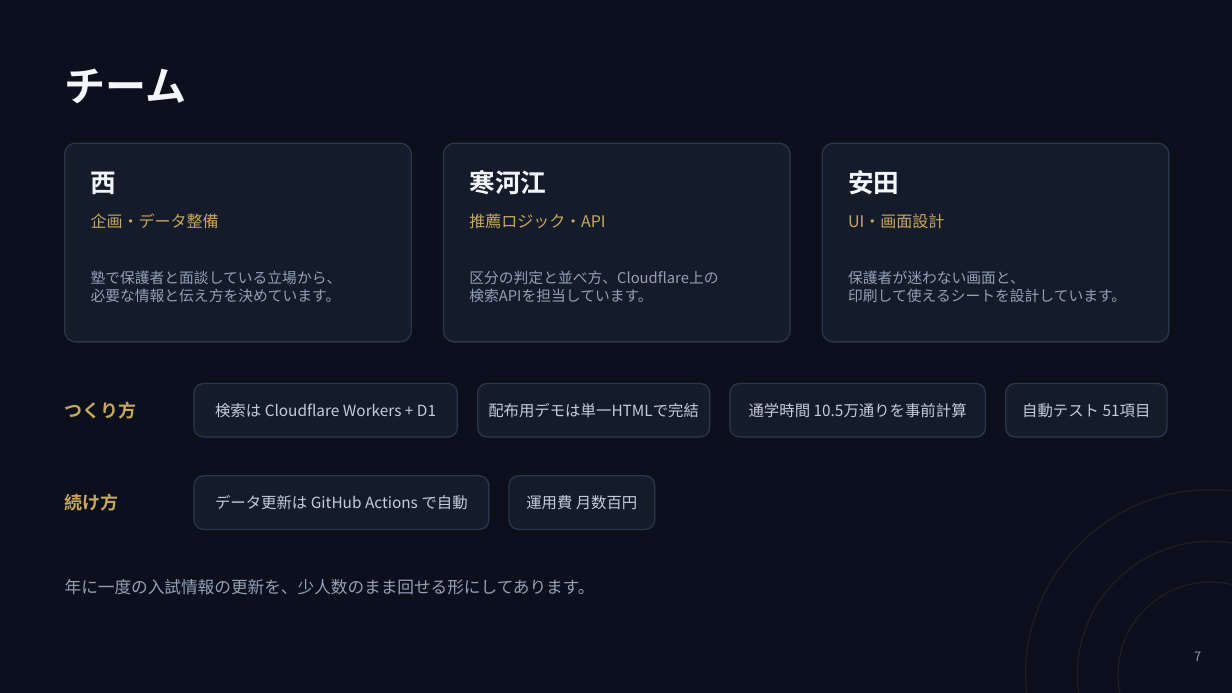
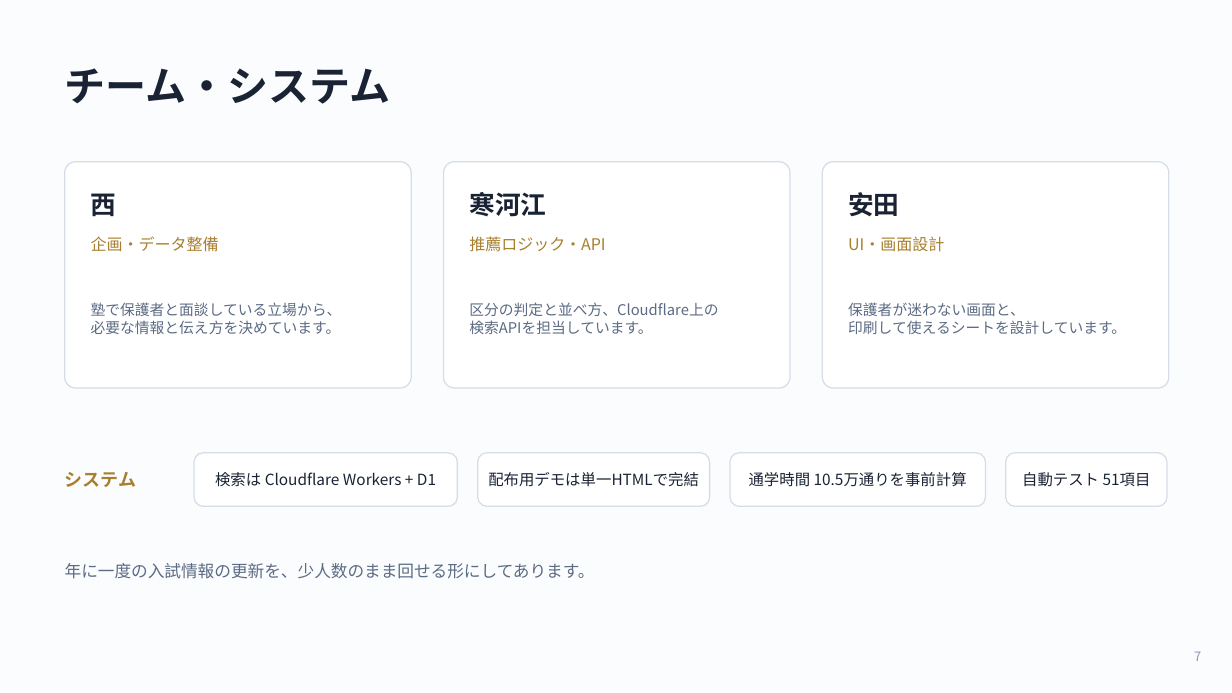
Before and after one commit to Nishi-Taiga/Course_Compass, a slide deck: slide 7 of docs/slides/shinro-compass-slides.pptx. Drawn at 1232x693 pixels with LibreOffice and Linux fonts; fonts in the diff are those of the drawing. Boxes give left, top, right and bottom in pixels: in the first picture for what was removed or moved away, otherwise in the second. Text is boxed around its words. In the diff, an @@ line names an element or a change of style, - is before the commit and + after.

```diff
--- a/docs/slides/shinro-compass-slides.pptx
+++ b/docs/slides/shinro-compass-slides.pptx
@@ background #0B101C to #FBFCFE @@
@@ text at (65,68,391,104): text changed; text colour #F2F5FA to #1A2333 @@
-チーム
+チーム・システム
@@ rounded rectangle: place and size @@
-rounded rectangle at (65,143,411,342)
+rounded rectangle at (65,162,411,388)
@@ rounded rectangle: place and size @@
-rounded rectangle at (444,143,790,342)
+rounded rectangle at (444,162,790,388)
@@ fill #141B2A to #FFFFFF; outline #2B3650 1 pt to #D7DDE8 1 pt; proportions changed in 3 elements at (65,162,411,388), (444,162,790,388), (823,162,1169,388) @@
@@ rounded rectangle: place and size @@
-rounded rectangle at (823,143,1169,342)
+rounded rectangle at (823,162,1169,388)
@@ 3 texts: place and size @@
-3 texts at (91,170,899,195)
+3 texts at (91,192,899,217)
@@ text colour #F2F5FA to #1A2333 in 3 elements at (91,193,117,217), (469,192,546,217), (848,192,899,216) @@
@@ 3 texts: place and size @@
-3 texts at (91,213,944,229)
+3 texts at (91,236,944,252)
@@ text colour #C9A85C to #A87F2F in 3 elements at (91,236,219,252), (469,236,605,252), (848,236,944,252) @@
@@ text "塾で保護者と面談している立場から、": place and size @@
-text "塾で保護者と面談している立場から、" at (91,270,342,302)
+text "塾で保護者と面談している立場から、" at (91,302,342,334)
@@ text "区分の判定と並べ方、Cloudflare上の": place and size @@
-text "区分の判定と並べ方、Cloudflare上の" at (469,270,718,302)
+text "区分の判定と並べ方、Cloudflare上の" at (469,302,718,334)
@@ text colour #93A1B9 to #5C6B84 in 4 elements at (65,563,595,579), (91,302,342,334), (469,302,718,334), (848,302,1126,334) @@
@@ text "保護者が迷わない画面と、": place and size @@
-text "保護者が迷わない画面と、" at (848,270,1126,302)
+text "保護者が迷わない画面と、" at (848,302,1126,334)
@@ rounded rectangle removed at (194,384,457,437) @@
@@ text removed at (65,401,137,419) @@
-つくり方
@@ text added at (65,472,136,487), 14 pt, text #A87F2F, bold @@
+システム
@@ rounded rectangle: place and size @@
-rounded rectangle at (194,476,489,530)
+rounded rectangle at (194,453,457,506)
@@ rounded rectangle removed at (509,476,654,530) @@
@@ 4 texts, 3 rounded rectangles: place and size @@
-4 texts, 3 rounded rectangles at (215,384,1167,437)
+4 texts, 3 rounded rectangles at (215,453,1167,506)
@@ text colour #C3CDDF to #1A2333 in 4 elements at (215,472,436,487), (488,472,699,487), (749,472,967,487), (1022,472,1151,486) @@
@@ fill #141B2A to #FFFFFF; outline #2B3650 1 pt to #D7DDE8 1 pt in 4 elements at (194,453,457,506), (478,453,710,506), (730,453,986,506), (1006,453,1167,506) @@
@@ text removed at (65,493,119,511) @@
-続け方
@@ text removed at (215,495,468,509) @@
-データ更新は GitHub Actions で自動
@@ text removed at (526,495,638,509) @@
-運用費 月数百円
@@ ellipse removed at (1026,490,1232,693) @@
@@ text "年に一度の入試情報の更新を、少人数のまま回せる形にしてあります。": place and size @@
-text "年に一度の入試情報の更新を、少人数のまま回せる形にしてあります。" at (65,579,595,595)
+text "年に一度の入試情報の更新を、少人数のまま回せる形にしてあります。" at (65,563,595,579)
@@ ellipse removed at (1078,542,1232,693) @@
@@ ellipse removed at (1118,582,1232,693) @@
```
Also in this commit, not shown: 1 other file.
